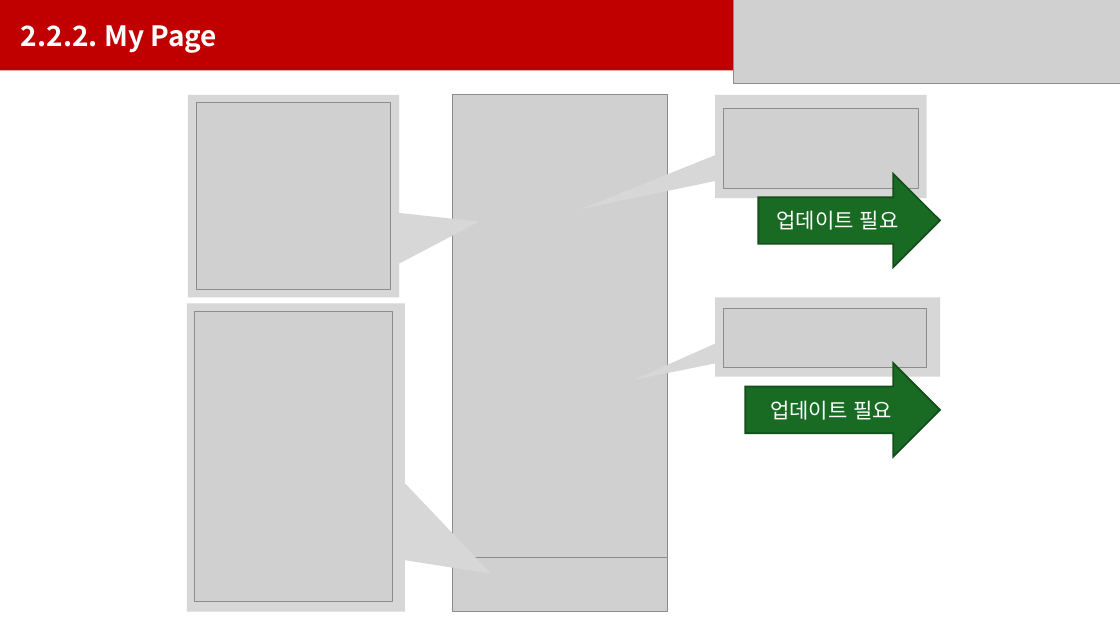
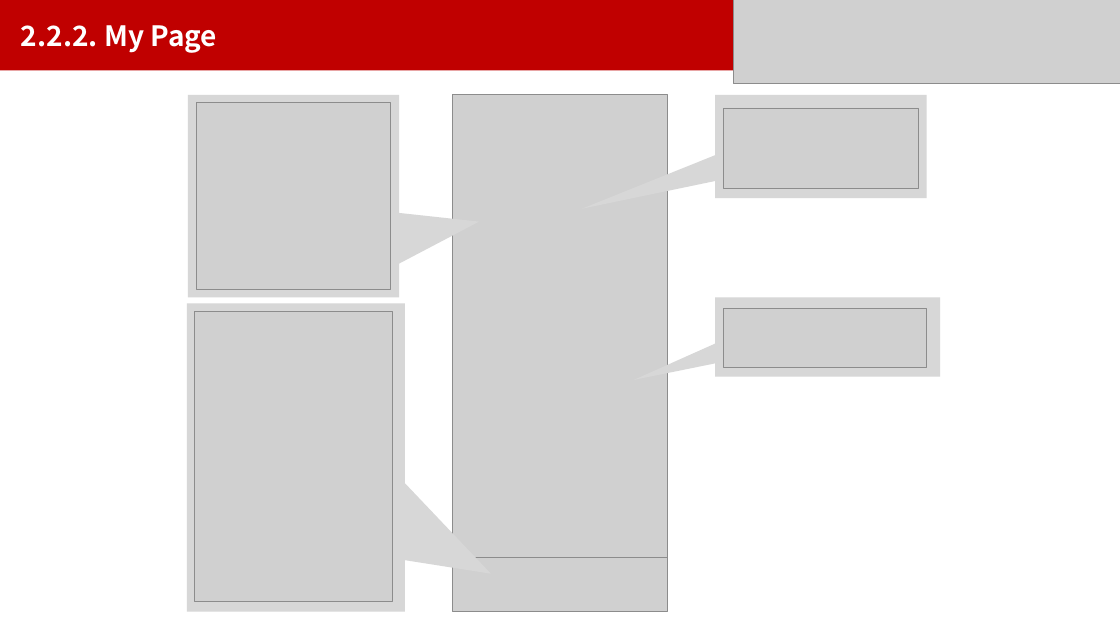
Before and after one commit to Brian-Hong-KR/Gymunity, a slide deck: slide 14 of Doc/최종발표/초안.pptx. Drawn at 1120x630 pixels with LibreOffice and Linux fonts; fonts in the diff are those of the drawing; grey boxes stand for pictures. Boxes give left, top, right and bottom in pixels: in the first picture for what was removed or moved away, otherwise in the second. Text is boxed around its words. In the diff, an @@ line names an element or a change of style, - is before the commit and + after.

```diff
--- a/Doc/최종발표/초안.pptx
+++ b/Doc/최종발표/초안.pptx
@@ right arrow removed at <box>759,174,940,267</box> @@
-업데이트 필요
@@ right arrow removed at <box>745,363,940,456</box> @@
-업데이트 필요
```
Also in this commit, not shown: 20 other files.
